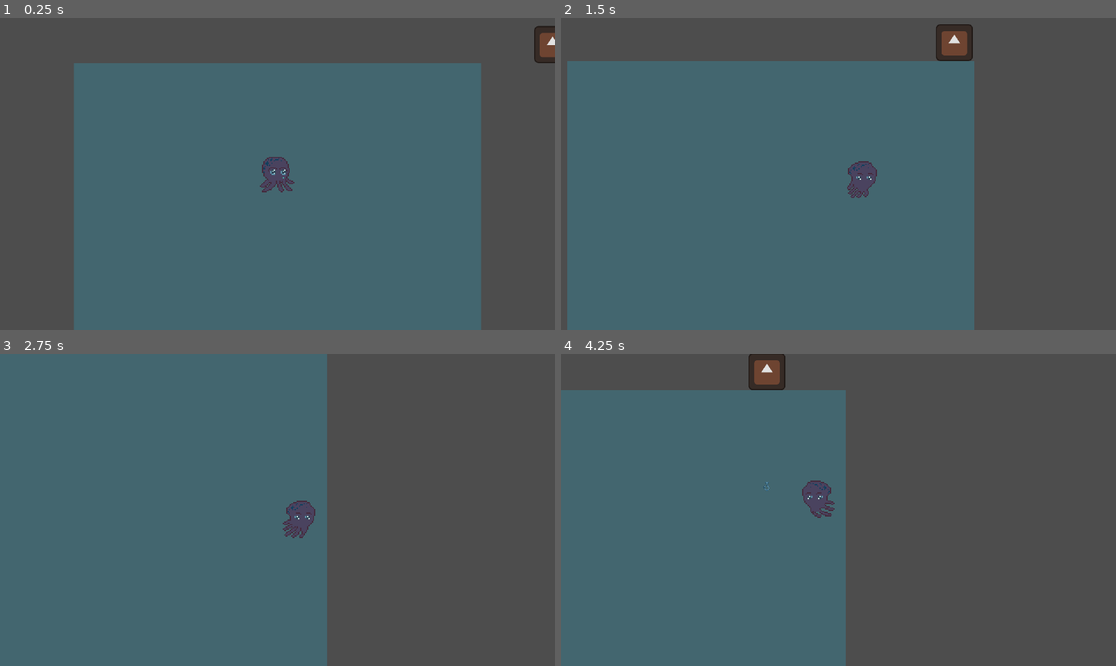
Above: before the commit, frames 1-4 (two rows, left to right).
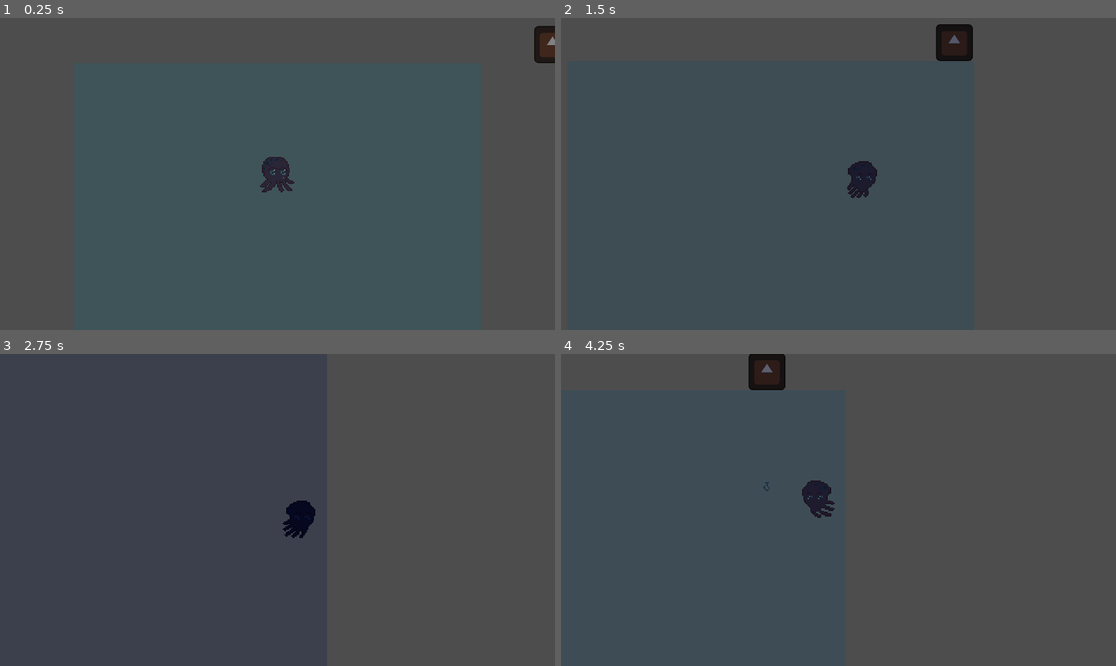
Above: after the commit, the same moments.

Repository: alfroids/tidal-storm
Game: Godot game, scene res://scenes/levels/main.tscn
Same seed, same stepped clock (60 frames per second), same inputs: the game is played once before the commit and once after it. The engine's default icon, where the game draws it, is replaced by a stand-in: a white triangle on a blue panel in a dark square.
Inputs:
- Up to frame 1 (0.25 s): no input
- Up to frame 2 (1.5 s): hold D (move_right) 0.53-1.28 s; hold S (move_down) from 1.28 s (still down)
- Up to frame 3 (2.75 s): release S (move_down) at 2.03 s; hold D (move_right) from 2.03 s (still down)
- Up to frame 4 (4.25 s): release D (move_right) at 2.78 s; hold W (move_up) 2.78-3.53 s; hold A (move_left) from 3.53 s (still down)

The runs differ from the first frame. In frame 1, 0.7% of the frame differs, in the area x 46-100%, y 4-56%; in frame 2, 64%, in the area x 1-75%, y 2-100%; in frame 3, 59%; in frame 4, 46%.

Commit message:
Rudimentary Calm/Storm cycle added

Diff:
--- /dev/null
+++ b/assets/gradient/calm_storm_gradient.tres
@@ -0,0 +1,7 @@
+[gd_resource type="GradientTexture1D" load_steps=2 format=3 uid="uid://bj4lajhk1ltxu"]
+
+[sub_resource type="Gradient" id="Gradient_rueni"]
+colors = PackedColorArray(0.0884205, 0.123404, 0.336452, 1, 0.581033, 0.581033, 0.581033, 1)
+
+[resource]
+gradient = SubResource("Gradient_rueni")
--- a/scenes/levels/main.tscn
+++ b/scenes/levels/main.tscn
@@ -1,6 +1,8 @@
-[gd_scene load_steps=5 format=3 uid="uid://bu6f414k16ji4"]
+[gd_scene load_steps=7 format=3 uid="uid://bu6f414k16ji4"]
 
 [ext_resource type="PackedScene" uid="uid://bb21uipacresu" path="res://scenes/octopus/octopus.tscn" id="3_eg6kt"]
+[ext_resource type="Script" path="res://scenes/management/calm_storm_cycle.gd" id="3_gt8yo"]
+[ext_resource type="Texture2D" uid="uid://bj4lajhk1ltxu" path="res://assets/gradient/calm_storm_gradient.tres" id="4_08fmc"]
 [ext_resource type="PackedScene" uid="uid://ye3rq14ioe58" path="res://scenes/boat-manager/boat-manager.tscn" id="5_gj485"]
 
 [sub_resource type="WorldBoundaryShape2D" id="WorldBoundaryShape2D_hixgo"]
@@ -38,4 +40,8 @@
 color = Color(0.129412, 0.737255, 0.901961, 0.227451)
 polygon = PackedVector2Array(-704, 0, 704, 0, 704, 1344, -704, 1344)
 
+[node name="CanvasModulate" type="CanvasModulate" parent="."]
+script = ExtResource("3_gt8yo")
+gradient = ExtResource("4_08fmc")
+
 [editable path="BoatManager"]
--- /dev/null
+++ b/scenes/levels/test_level.tscn
@@ -0,0 +1,20 @@
+[gd_scene load_steps=5 format=3 uid="uid://bptl0202y28s0"]
+
+[ext_resource type="Texture2D" uid="uid://dc2g5hdov4cvd" path="res://assets/icon.svg" id="1_ucdyq"]
+[ext_resource type="PackedScene" uid="uid://bb21uipacresu" path="res://scenes/octopus/octopus.tscn" id="1_yc0sb"]
+[ext_resource type="Script" path="res://scenes/management/calm_storm_cycle.gd" id="2_38v88"]
+[ext_resource type="Texture2D" uid="uid://bj4lajhk1ltxu" path="res://assets/gradient/calm_storm_gradient.tres" id="4_8v75l"]
+
+[node name="TestLevel" type="Node2D"]
+
+[node name="Icon" type="Sprite2D" parent="."]
+position = Vector2(756.5, 362.5)
+scale = Vector2(11.7109, 5.75781)
+texture = ExtResource("1_ucdyq")
+
+[node name="Octopus" parent="." instance=ExtResource("1_yc0sb")]
+position = Vector2(267, 220)
+
+[node name="CanvasModulate" type="CanvasModulate" parent="."]
+script = ExtResource("2_38v88")
+gradient = ExtResource("4_8v75l")
--- /dev/null
+++ b/scenes/management/calm_storm_cycle.gd
@@ -0,0 +1,18 @@
+extends CanvasModulate
+
+const MINUTES_PER_DAY = 1440
+const INGAME_TO_REAL_MINUTE_DURATION = (2 * PI)/MINUTES_PER_DAY
+
+@export var gradient: GradientTexture1D # Hence we can change color via code
+@export var _ingame_speed = 300.0 # Adjust the speed of the cycle
+@export var _start_time = 12.0 # Control when the cycle will start
+
+var time: float = 0.0 # Variable to track the time
+
+func _ready():
+	time = _start_time
+
+func _process(delta: float) -> void:
+	time += delta * _ingame_speed * INGAME_TO_REAL_MINUTE_DURATION
+	var value = (sin(time + 0.5 * PI) + 1.0) / 2.0
+	self.color = gradient.gradient.sample(value) # Color change-CanvasModulate
